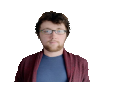
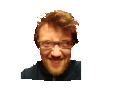
Two versions of the same layered image (128x98). Layer-by-layer changes:
added layer "Pasted Layer #5" above "Pasted Layer #4" over left=20, top=9, right=82, bottom=81
hid "Pasted Layer #1" over left=14, top=11, right=90, bottom=82
